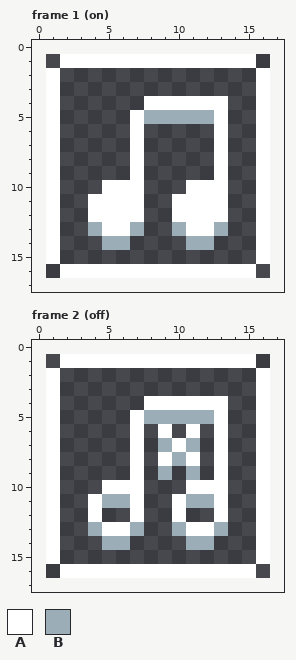
File history of a pixel-art file, assets/art/ui/music-button.aseprite. Above, as it was before the edit.
16x16 pixels, 2 frames. Shown: frame 1 (on), frame 2 (off). The old version is drawn lined up with the new one, on the new canvas. The commit also changed other frames, which this record leaves out.
Palette (. is transparent): A #ffffff  B #9badb7
Pixels before, frame 1 (on), first column x 1:
 1 .AAAAAAAAAAAAAA.
 2 A..............A
 3 A..............A
 4 A......AAAAAA..A
 5 A.....ABBBBBA..A
 6 A.....A.....A..A
 7 A.....A.....A..A
 8 A.....A.....A..A
 9 A.....A.....A..A
10 A...AAA...AAA..A
11 A..AAAA..AAAA..A
12 A..AAAA..AAAA..A
13 A..BAAB..BAAB..A
14 A...BB....BB...A
15 A..............A
16 .AAAAAAAAAAAAAA.
Pixels before, frame 2 (off), first column x 1:
 1 .AAAAAAAAAAAAAA.
 2 A..............A
 3 A..............A
 4 A......AAAAAA..A
 5 A.....ABBBBBA..A
 6 A.....A.A.A.A..A
 7 A.....A.BAB.A..A
 8 A.....A.ABA.A..A
 9 A.....A.B.B.A..A
10 A...AAA...AAA..A
11 A..ABBA..ABBA..A
12 A..A..A..A..A..A
13 A..BAAB..BAAB..A
14 A...BB....BB...A
15 A..............A
16 .AAAAAAAAAAAAAA.
And afterwards:
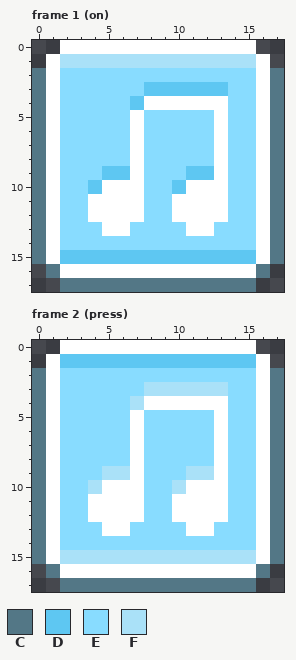
Colours new in this view: C #537786  D #5ec7f2  E #88dcff  F #aae1f8
The author wrote: styled music and sound mute buttons
Change:
canvas 16x16 -> 18x18, the old top-left corner now at 1,1
Frame 1 (on):
Colour A is added in row 0 at x 2 to 15; in row 1 at x 1 and 16.
Colour C is added in rows 2 to 15 at x 0 and 17; in row 16 at x 1 and 16; in row 17 at x 2 to 15.
Colour D is added in row 3 at x 8 to 13; in row 4 at x 7; in row 9 at x 5 to 6 and 11 to 12; in row 10 at x 4 and 10; in row 15 at x 2 to 15.
Colour E is added in row 2 at x 2 to 15; in row 3 at x 2 to 7 and 14 to 15; in rows 4 to 5 at x 2 to 6 and 14 to 15; in rows 6 to 8 at x 2 to 6, 8 to 12 and 14 to 15; in row 9 at x 2 to 4, 8 to 10 and 14 to 15; in rows 10 to 13 at x 2 to 3, 8 to 9 and 14 to 15.
Colour E is added in row 14 at x 2 to 4, 7 to 10 and 13 to 15.
Colour E replaces colour B in row 5 at x 8 to 12; in row 13 at x 4, 7, 10 and 13; in row 14 at x 5 to 6 and 11 to 12.
Colour F replaces colour A in row 1 at x 2 to 15.
Frame 2 (press):
Colour A is added in row 0 at x 2 to 15; in row 1 at x 1 and 16; in row 12 at x 5 to 6 and 11 to 12.
Colour A replaces colour B in row 11 at x 5 to 6 and 11 to 12.
Colour C is added in rows 2 to 15 at x 0 and 17; in row 16 at x 1 and 16; in row 17 at x 2 to 15.
Colour D replaces colour A in row 1 at x 2 to 15.
Colour E is added in row 2 at x 2 to 15; in row 3 at x 2 to 7 and 14 to 15; in rows 4 to 5 at x 2 to 6 and 14 to 15; in row 6 at x 2 to 6, 8, 10, 12 and 14 to 15; in rows 7 to 8 at x 2 to 6, 8, 12 and 14 to 15; in row 9 at x 2 to 4, 8, 10 and 14 to 15.
Colour E is added in rows 10 to 13 at x 2 to 3, 8 to 9 and 14 to 15; in row 14 at x 2 to 4, 7 to 10 and 13 to 15.
Colour E replaces colour A in row 6 at x 9 and 11; in row 7 at x 10; in row 8 at x 9 and 11.
Colour E replaces colour B in row 5 at x 8 to 12; in row 7 at x 9 and 11; in row 8 at x 10; in row 9 at x 9; in row 13 at x 4, 7, 10 and 13; in row 14 at x 5 to 6 and 11 to 12.
Colour F is added in row 3 at x 8 to 13; in row 4 at x 7; in row 9 at x 5 to 6 and 12; in row 10 at x 4 and 10; in row 15 at x 2 to 15.
Colour F replaces colour B in row 9 at x 11.
Boxes around the changes in both pictures, in picture pixels (x1, y1, x2, y2):
changed: (32, 40, 284, 292)
changed: (32, 340, 284, 592)
